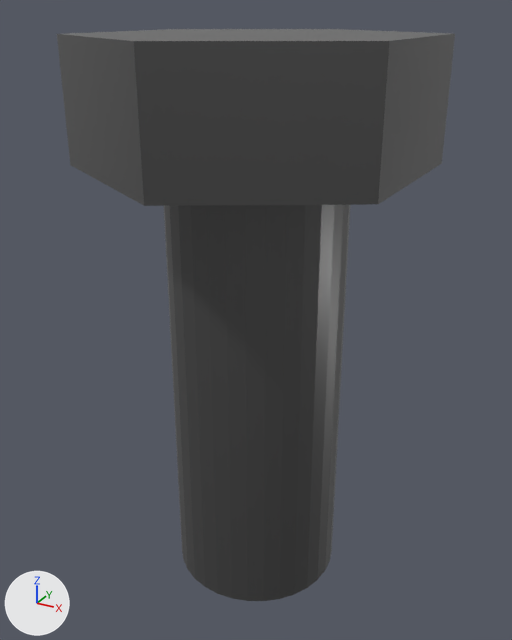
Before and after pictures for a commit that changed the FBX model Reflected/Assets/Models/Bolt.fbx.
Rendered twice from a camera (50 mm lens) standing at (1.24, -2.26, 2.27) and looking at (-0.01, 0.01, 1.14). Every picture has the same lights, and +X, +Y and +Z are marked at lower left. Where no turn or scale is listed for an object, it has been applied to the vertices.

Before the edit, the objects in view are built like this:
```python
me_cylinder = bpy.data.meshes.new('Cylinder')
me_cylinder.from_pydata(...)  # a 32-sided cylinder along z spanning x -0.34..0.34, y -0.34..0.34, z -1.01..1.01; a 6-sided cylinder along z spanning x -0.58..0.58, y -0.67..0.67, z 0.73..1.16
me_cylinder.materials.append(mat_iron)  # dark grey #616161
ob_bolt = bpy.data.objects.new('Bolt', me_cylinder)
ob_bolt.location = (0.0, 0.0, 1.033)
```
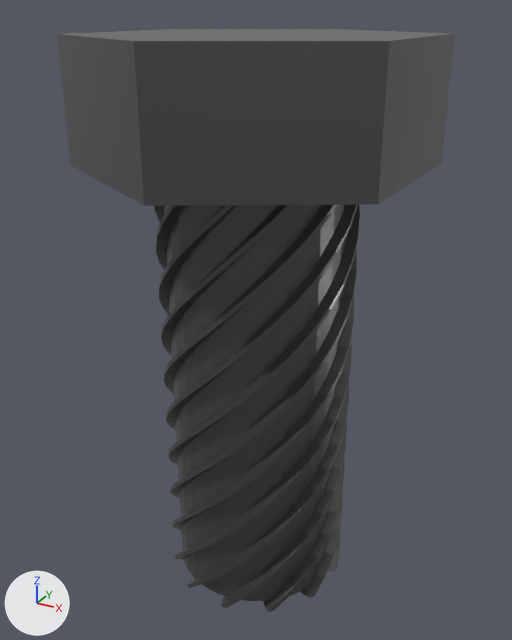
Commit message: upgraded bolt

Where the change shows, as pixel boxes [x1, y1, x2, y2] in the pictures (512 x 640 px):
```json
{"object": "Bolt", "change": "reshaped", "before": [57, 29, 455, 601], "after": [57, 29, 455, 612]}
{"part": 1, "of": "me_cylinder", "change": "added", "after": [154, 205, 360, 612]}
```

The change, as JSON lines over the scene's bpy script:
```json
{"block": "me_cylinder", "where": "# used by ob_bolt; location = (0.0, 0.0, 1.033)"}
{"op": "remove", "block": "me_cylinder", "code": "me_cylinder.from_pydata(...)  # 76 vertices, 42 faces; spans x -0.58..0.58, y -0.67..0.67, z -1.01..1.16"}
{"op": "add", "block": "me_cylinder", "code": "me_cylinder.from_pydata(...)  # 4684 vertices, 4506 faces; spans x -0.58..0.58, y -0.67..0.67, z -1.03..1.16"}
{"block": "me_cylinder", "change": "me_cylinder part 1: a new loose piece of 4608 vertices spanning x -0.38..0.38, y -0.38..0.38, z -1.03..1.1, in mat_iron (dark grey #616161)"}
```
